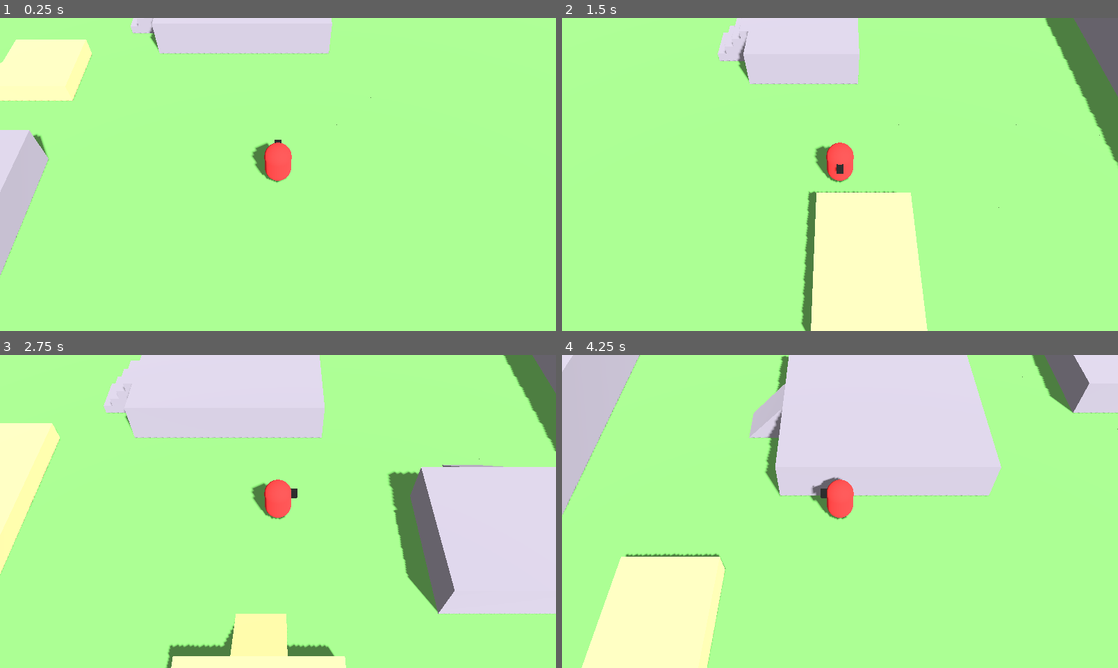
Above: before the commit, frames 1-4 (two rows, left to right).
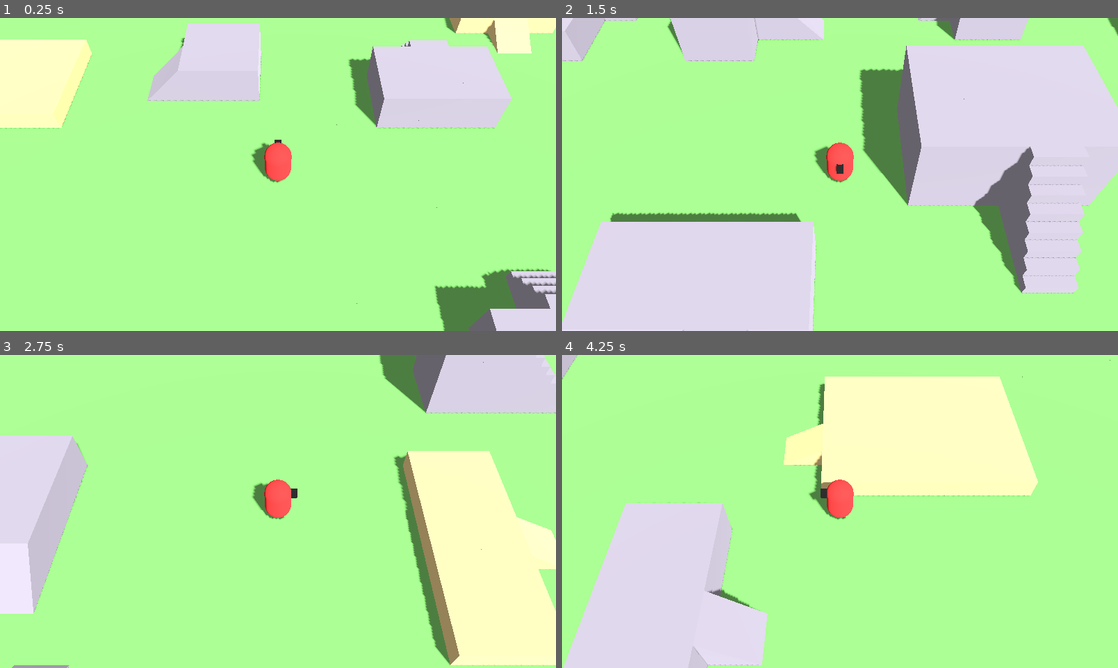
Above: after the commit, the same moments.

Repository: grimechristopher/procedural-game
Game: Godot game, scene res://scenes/main.tscn
The game is run twice, just before and just after one commit, with the same random seed, the same clock (stepped at 60 frames per second) and the same inputs.
Inputs:
- Up to frame 1 (0.25 s): no input
- Up to frame 2 (1.5 s): tap Enter at 0.5 s; hold D (move_right) 0.53-1.28 s; hold R (regenerate) 0.53-1.28 s; tap Shift (run) at 0.8, 1.35 s; hold S (move_down) from 1.28 s (still down)
- Up to frame 3 (2.75 s): tap R (regenerate) at 1.55 s; release S (move_down) at 2.03 s; hold D (move_right) from 2.03 s (still down); hold R (regenerate) from 2.03 s (still down); tap Shift (run) at 2.3 s
- Up to frame 4 (4.25 s): release D (move_right) at 2.78 s; release R (regenerate) at 2.78 s; hold W (move_up) 2.78-3.53 s; tap Shift (run) at 2.85 s; tap R (regenerate) at 3.05 s; hold A (move_left) from 3.53 s (still down); hold Shift (run) from 3.53 s (still down); tap X at 3.6 s

The runs differ from the first frame. In frame 1, 21% of the frame differs, in the area x 0-100%, y 0-100%; in frame 2, 58%; in frame 3, 42%; in frame 4, 39%.

Commit message:
Add stacking, bridges, and 8-directional ledge hops
Columns can now hold several standable surfaces, so the player tracks
the layer they stand on. A surface needs a body's height of headroom,
which lets you walk under bridges but not under stacked blocks.

- Hop down off any flat ledge up to max_drop (1 block), including
  diagonally; hops are one-way and arc through the air.
- Generator adds two-high towers reached by stacked stairs/ramps, and
  bridges between towers that line up across open ground.

Co-Authored-By: Claude Opus 5.5 <noreply@anthropic.com>
Claude-Session: https://claude.ai/code/session_01QBAyNdiLYtBbpQzeaWaTYf

Diff:
--- a/scripts/player.gd
+++ b/scripts/player.gd
@@ -5,7 +5,7 @@
 ## - Tap a new direction to turn in place; hold it to start walking.
 ## - Holding a direction chains steps tile to tile without stopping.
 ## - Hold run to move at double speed.
-## - Height changes only via ramps/stairs; see GridWorld.can_move.
+## - Walk up ramps and stairs, hop down ledges; see GridWorld.find_move.
 
 @export var world: GridWorld
 @export var walk_step_time := 0.25
@@ -17,16 +17,22 @@
 @export var diagonal_grace_time := 0.05
 ## Diagonal steps take this much longer, so on-screen speed stays constant.
 @export var diagonal_time_scale := 1.41421
+## Ledge hops take this much longer than a step and arc this high.
+@export var hop_time_scale := 1.5
+@export var hop_height := 0.5
 
 @onready var body: Node3D = $Body
 
 var cell := Vector2i.ZERO
+## Layer of the tile we're standing on.
+var layer := GridWorld.GROUND_LAYER
 var facing := Vector2i(0, 1)
 
 var _moving := false
 var _from := Vector3.ZERO
 var _to := Vector3.ZERO
 var _mid_y := 0.0
+var _hop := false
 var _t := 0.0
 var _step_time := 0.0
 var _hold := 0.0
@@ -37,11 +43,12 @@
 	teleport(world.spawn_cell)
 
 
-func teleport(target: Vector2i) -> void:
+func teleport(target: Vector2i, target_layer := GridWorld.GROUND_LAYER) -> void:
 	cell = target
+	layer = target_layer
 	_moving = false
 	_hold = 0.0
-	position = world.cell_to_world(cell)
+	position = world.cell_to_world(cell, layer)
 
 
 func _process(delta: float) -> void:
@@ -75,26 +82,35 @@
 
 func _try_step(dir: Vector2i) -> bool:
 	_face(dir)
-	if not world.can_move(cell, dir):
+	var move := world.find_move(cell, layer, dir)
+	if move.is_empty():
 		return false
 	_hold = 0.0
-	_from = world.cell_to_world(cell)
-	_mid_y = world.edge_height(cell, dir) if dir.x == 0 or dir.y == 0 else _from.y
+	_hop = move.hop
+	_from = world.cell_to_world(cell, layer)
+	var straight := dir.x == 0 or dir.y == 0
+	_mid_y = world.edge_height(cell, layer, dir) if straight and not _hop else _from.y
 	cell += dir
-	_to = world.cell_to_world(cell)
+	layer = move.layer
+	_to = world.cell_to_world(cell, layer)
 	_t = 0.0
 	_step_time = run_step_time if Input.is_action_pressed("run") else walk_step_time
 	if dir.x != 0 and dir.y != 0:
 		_step_time *= diagonal_time_scale
+	if _hop:
+		_step_time *= hop_time_scale
 	_moving = true
 	return true
 
 
 ## Moves in a straight line over the ground, but splits the height change
 ## at the shared edge so walking onto or off a ramp follows its surface.
+## Hops follow an arc instead.
 func _update_position() -> void:
 	position = _from.lerp(_to, _t)
-	if _t < 0.5:
+	if _hop:
+		position.y += 4.0 * hop_height * _t * (1.0 - _t)
+	elif _t < 0.5:
 		position.y = lerpf(_from.y, _mid_y, _t * 2.0)
 	else:
 		position.y = lerpf(_mid_y, _to.y, _t * 2.0 - 1.0)
--- a/scripts/world.gd
+++ b/scripts/world.gd
@@ -3,20 +3,32 @@
 
 ## Builds its own MeshLibrary of basic blocks and generates a tile map.
 ##
-## Layer y = -1 is ground. Platforms, ramps and walls sit on layer 0 and up.
-## Grid coords for movement are (x, z); the top tile of each column defines
-## the walkable surface there.
+## Layer y = -1 is ground; tiles stack on layers 0 and up. Movement uses grid
+## coords (x, z) plus the layer of the tile you stand on, since one column can
+## hold several surfaces (e.g. ground under a bridge and the bridge deck).
 ##
-## Height changes only happen through sloped tiles (ramps, stairs): you can
-## walk between two cells only if their facing edges are at the same height.
-
-enum Tile { GROUND, FULL, HALF, RAMP, HALF_RAMP, STAIRS }
-
+## Movement rules (see find_move):
+## - Walk between two surfaces when their shared edge is at the same height.
+##   Height changes going up only happen on ramps and stairs, which can only
+##   be entered from their low or high end.
+## - Hop down off a flat ledge onto flat ground up to max_drop below, in any
+##   of the 8 directions. Hops are one-way.
+## - Diagonal walks need flat ground at one height, with no corner cutting.
+## - A surface needs HEADROOM clear above it to be stood on.
+
+enum Tile { GROUND, FULL, HALF, RAMP, HALF_RAMP, STAIRS, BRIDGE }
+
+const GROUND_LAYER := -1
 const TOP_LAYER := 3
 const STAIR_STEPS := 4
-
-@export var map_size := Vector2i(24, 24)
-@export var platform_count := 8
+const HEADROOM := 1.0
+const BRIDGE_THICKNESS := 0.15
+const EPS := 0.001
+
+@export var map_size := Vector2i(28, 28)
+@export var platform_count := 10
+@export var bridge_count := 3
+@export var max_drop := 1.0
 @export var map_seed := 1
 
 var spawn_cell := Vector2i.ZERO
@@ -44,55 +56,115 @@
 
 	for x in map_size.x:
 		for z in map_size.y:
-			set_cell_item(Vector3i(x, -1, z), Tile.GROUND)
+			set_cell_item(Vector3i(x, GROUND_LAYER, z), Tile.GROUND)
 			if x == 0 or z == 0 or x == map_size.x - 1 or z == map_size.y - 1:
 				set_cell_item(Vector3i(x, 0, z), Tile.FULL)
 				set_cell_item(Vector3i(x, 1, z), Tile.FULL)
 
+	var towers: Array[Rect2i] = []
 	var placed := 0
 	for attempt in platform_count * 10:
 		if placed >= platform_count:
 			break
-		if _try_place_platform(rng, reserved):
+		if _try_place_platform(rng, reserved, towers):
 			placed += 1
-
-
-## Places a rectangular platform with one ramp or staircase leading up to it.
+	_place_bridges(rng, towers)
+
+
+## Places a rectangular platform with a ramp or staircase leading up to it:
+## half height, full height, or a two-high tower reached by stacked stairs.
 ## Keeps a one-cell walkway around every platform so nothing gets sealed off.
-func _try_place_platform(rng: RandomNumberGenerator, reserved: Dictionary) -> bool:
+func _try_place_platform(rng: RandomNumberGenerator, reserved: Dictionary, towers: Array[Rect2i]) -> bool:
 	var size := Vector2i(rng.randi_range(2, 5), rng.randi_range(2, 5))
 	var rect := Rect2i(
-		Vector2i(rng.randi_range(3, map_size.x - size.x - 3), rng.randi_range(3, map_size.y - size.y - 3)),
+		Vector2i(rng.randi_range(4, map_size.x - size.x - 4), rng.randi_range(4, map_size.y - size.y - 4)),
 		size)
-
-	# Ramp sits just outside the middle of one side, rising toward the platform.
+	var roll := rng.randf()
+	var tier: int = 0 if roll < 0.3 else (1 if roll < 0.65 else 2)
+
+	# Slope cells run outward from the middle of one side, rising toward the platform.
 	var up_dir: Vector2i = [Vector2i.UP, Vector2i.DOWN, Vector2i.LEFT, Vector2i.RIGHT][rng.randi() % 4]
 	var mid := rect.position + rect.size / 2
-	var ramp_cell := Vector2i(
+	var slope := Vector2i(
 		mid.x if up_dir.x == 0 else (rect.position.x - 1 if up_dir.x > 0 else rect.end.x),
 		mid.y if up_dir.y == 0 else (rect.position.y - 1 if up_dir.y > 0 else rect.end.y))
-	var approach := ramp_cell - up_dir
+	var slope_cells: Array = [slope] if tier < 2 else [slope, slope - up_dir]
+	var approach: Vector2i = slope_cells.back() - up_dir
 
 	var footprint := rect.grow(1)
+	var claim: Array = slope_cells + [approach]
 	for x in range(footprint.position.x, footprint.end.x):
 		for z in range(footprint.position.y, footprint.end.y):
-			if reserved.has(Vector2i(x, z)):
-				return false
-	if reserved.has(approach):
-		return false
-
-	var half := rng.randf() < 0.4
-	for x in range(rect.position.x, rect.end.x):
-		for z in range(rect.position.y, rect.end.y):
-			set_cell_item(Vector3i(x, 0, z), Tile.HALF if half else Tile.FULL)
-	var ramp_tile := Tile.HALF_RAMP if half else (Tile.STAIRS if rng.randf() < 0.5 else Tile.RAMP)
-	set_slope(ramp_cell, 0, ramp_tile, up_dir)
-
-	for x in range(footprint.position.x, footprint.end.x):
-		for z in range(footprint.position.y, footprint.end.y):
-			reserved[Vector2i(x, z)] = true
-	reserved[approach] = true
+			claim.append(Vector2i(x, z))
+	for c in claim:
+		if reserved.has(c):
+			return false
+
+	var block: Tile = Tile.HALF if tier == 0 else Tile.FULL
+	for layer in (2 if tier == 2 else 1):
+		for x in range(rect.position.x, rect.end.x):
+			for z in range(rect.position.y, rect.end.y):
+				set_cell_item(Vector3i(x, layer, z), block)
+	var kind: Tile = Tile.HALF_RAMP if tier == 0 else (Tile.STAIRS if rng.randf() < 0.5 else Tile.RAMP)
+	if tier == 2:
+		set_cell_item(Vector3i(slope.x, 0, slope.y), Tile.FULL)
+		set_slope(slope, 1, kind, up_dir)
+		set_slope(slope - up_dir, 0, kind, up_dir)
+		towers.append(rect)
+	else:
+		set_slope(slope, 0, kind, up_dir)
+
+	for c in claim:
+		reserved[c] = true
 	return true
+
+
+## Spans bridges between pairs of towers that line up across open ground.
+## Decks sit at the top of layer 1, leaving headroom to walk underneath.
+func _place_bridges(rng: RandomNumberGenerator, towers: Array[Rect2i]) -> void:
+	if towers.size() < 2:
+		return
+	var linked := {}
+	var placed := 0
+	for attempt in bridge_count * 20:
+		if placed >= bridge_count:
+			return
+		var a := towers[rng.randi() % towers.size()]
+		var b := towers[rng.randi() % towers.size()]
+		if a == b or linked.has([a, b]):
+			continue
+		var span := _bridge_span(rng, a, b)
+		if span.is_empty():
+			continue
+		for c in span:
+			set_cell_item(Vector3i(c.x, 1, c.y), Tile.BRIDGE)
+		linked[[a, b]] = true
+		linked[[b, a]] = true
+		placed += 1
+
+
+## Straight run of empty ground cells between two rects, or [] if none.
+func _bridge_span(rng: RandomNumberGenerator, a: Rect2i, b: Rect2i) -> Array:
+	for axis in [0, 1]:
+		var other: int = 1 - axis
+		var lo := maxi(a.position[other], b.position[other])
+		var hi := mini(a.end[other], b.end[other])
+		if lo >= hi:
+			continue
+		var first: Rect2i = a if a.position[axis] < b.position[axis] else b
+		var second: Rect2i = b if first == a else a
+		if first.end[axis] >= second.position[axis]:
+			continue
+		var line := rng.randi_range(lo, hi - 1)
+		var span := []
+		for i in range(first.end[axis], second.position[axis]):
+			var c: Vector2i = Vector2i(i, line) if axis == 0 else Vector2i(line, i)
+			for layer in range(0, TOP_LAYER + 1):
+				if get_cell_item(Vector3i(c.x, layer, c.y)) != INVALID_CELL_ITEM:
+					return []
+			span.append(c)
+		return span
+	return []
 
 
 ## Places a sloped tile so that it rises toward up_dir.
@@ -101,70 +173,146 @@
 	set_cell_item(Vector3i(cell.x, layer, cell.y), tile, get_orthogonal_index_from_basis(basis))
 
 
-# --- Surface queries --------------------------------------------------------
-
-func can_move(from: Vector2i, dir: Vector2i) -> bool:
-	if dir.x != 0 and dir.y != 0:
-		# Diagonals only across flat ground at one height, with no corner cutting.
-		var h := center_height(from)
-		for c in [from + dir, from + Vector2i(dir.x, 0), from + Vector2i(0, dir.y)]:
-			if not _is_flat(c) or not is_equal_approx(center_height(c), h):
-				return false
-		return _is_flat(from)
-	var a := edge_height(from, dir)
-	var b := edge_height(from + dir, -dir)
-	return not is_nan(a) and not is_nan(b) and is_equal_approx(a, b)
-
-
-## Surface height at the edge of a cell facing dir, or NAN if it can't be
-## entered or left that way (e.g. the side of a ramp).
-func edge_height(cell: Vector2i, dir: Vector2i) -> float:
-	var top := _top(cell)
-	if top.is_empty():
-		return NAN
-	var rise := _rise(top.tile)
-	if rise == 0.0:
-		return top.base + _height(top.tile)
-	if dir == top.up:
-		return top.base + rise
-	if dir == -top.up:
-		return top.base
-	return NAN
-
-
-func center_height(cell: Vector2i) -> float:
-	var top := _top(cell)
-	if top.is_empty():
-		return 0.0
-	var rise := _rise(top.tile)
-	return top.base + (rise / 2.0 if rise > 0.0 else _height(top.tile))
-
-
-## World-space position of a cell's center, on its surface.
-func cell_to_world(cell: Vector2i) -> Vector3:
-	return Vector3(cell.x + 0.5, center_height(cell), cell.y + 0.5) * cell_size
-
-
-func _is_flat(cell: Vector2i) -> bool:
-	var top := _top(cell)
-	return not top.is_empty() and _rise(top.tile) == 0.0
-
-
-func _top(cell: Vector2i) -> Dictionary:
+# --- Movement queries -------------------------------------------------------
+
+## Where a step from the surface at (cell, layer) in dir lands.
+## Returns { layer, hop } or {} if the step is blocked.
+func find_move(cell: Vector2i, layer: int, dir: Vector2i) -> Dictionary:
+	var s := _surface(cell, layer)
+	if s.is_empty():
+		return {}
+	var to := cell + dir
+	var diagonal := dir.x != 0 and dir.y != 0
+
+	if not diagonal:
+		var e := _edge(s, dir)
+		if not is_nan(e):
+			for t in _surfaces(to):
+				if is_equal_approx(_edge(t, -dir), e):
+					return { layer = t.layer, hop = false }
+
+	if _rise(s.tile) > 0.0:
+		return {}
+	var h := _center(s)
+
+	if diagonal:
+		var side_a := cell + Vector2i(dir.x, 0)
+		var side_b := cell + Vector2i(0, dir.y)
+		var dest := _flat_surface_at(to, h)
+		if not dest.is_empty() and not _flat_surface_at(side_a, h).is_empty() \
+				and not _flat_surface_at(side_b, h).is_empty():
+			return { layer = dest.layer, hop = false }
+		if not (_open_at(side_a, h) and _open_at(side_b, h)):
+			return {}
+
+	var land := _landing(to, h)
+	if land.is_empty():
+		return {}
+	return { layer = land.layer, hop = true }
+
+
+func edge_height(cell: Vector2i, layer: int, dir: Vector2i) -> float:
+	return _edge(_surface(cell, layer), dir)
+
+
+func center_height(cell: Vector2i, layer: int) -> float:
+	var s := _surface(cell, layer)
+	return 0.0 if s.is_empty() else _center(s)
+
+
+## World-space position of a surface's center.
+func cell_to_world(cell: Vector2i, layer: int) -> Vector3:
+	return Vector3(cell.x + 0.5, center_height(cell, layer), cell.y + 0.5) * cell_size
+
+
+## Standable surfaces in a column, bottom to top.
+func _surfaces(cell: Vector2i) -> Array[Dictionary]:
+	var out: Array[Dictionary] = []
+	for layer in range(GROUND_LAYER, TOP_LAYER + 1):
+		var s := _surface(cell, layer)
+		if not s.is_empty():
+			out.append(s)
+	return out
+
+
+## The tile at (cell, layer) as a surface, or {} if there's no tile there or
+## something above it leaves less than HEADROOM.
+func _surface(cell: Vector2i, layer: int) -> Dictionary:
 	if cell.x < 0 or cell.y < 0 or cell.x >= map_size.x or cell.y >= map_size.y:
 		return {}
-	for layer in range(TOP_LAYER, -2, -1):
-		var pos := Vector3i(cell.x, layer, cell.y)
-		var item := get_cell_item(pos)
+	var pos := Vector3i(cell.x, layer, cell.y)
+	var item := get_cell_item(pos)
+	if item == INVALID_CELL_ITEM:
+		return {}
+	var top := _span(item, layer).y
+	for above in range(layer + 1, TOP_LAYER + 1):
+		var other := get_cell_item(Vector3i(cell.x, above, cell.y))
+		if other != INVALID_CELL_ITEM:
+			if _span(other, above).x < top + HEADROOM - EPS:
+				return {}
+			break
+	var fwd := get_cell_item_basis(pos) * Vector3.FORWARD
+	return { tile = item, layer = layer, up = Vector2i(roundi(fwd.x), roundi(fwd.z)) }
+
+
+func _flat_surface_at(cell: Vector2i, h: float) -> Dictionary:
+	for s in _surfaces(cell):
+		if _rise(s.tile) == 0.0 and is_equal_approx(_center(s), h):
+			return s
+	return {}
+
+
+## Highest flat surface below h that you'd land on hopping in from height h.
+func _landing(cell: Vector2i, h: float) -> Dictionary:
+	if not _open_at(cell, h):
+		return {}
+	var best := {}
+	for s in _surfaces(cell):
+		if _span(s.tile, s.layer).y < h - EPS:
+			best = s
+	if best.is_empty() or _rise(best.tile) > 0.0 or h - _center(best) > max_drop + EPS:
+		return {}
+	return best
+
+
+## True if nothing in the column occupies the body-height space above h.
+func _open_at(cell: Vector2i, h: float) -> bool:
+	for layer in range(GROUND_LAYER, TOP_LAYER + 1):
+		var item := get_cell_item(Vector3i(cell.x, layer, cell.y))
 		if item == INVALID_CELL_ITEM:
 			continue
-		var fwd := get_cell_item_basis(pos) * Vector3.FORWARD
-		return { tile = item, base = float(layer), up = Vector2i(roundi(fwd.x), roundi(fwd.z)) }
-	return {}
-
-
-static func _height(tile: int) -> float:
-	return 0.5 if tile == Tile.HALF else 1.0
+		var span := _span(item, layer)
+		if span.y > h + EPS and span.x < h + HEADROOM - EPS:
+			return false
+	return true
+
+
+## Surface height at the edge of s facing dir, or NAN if it can't be
+## entered or left that way (e.g. the side of a ramp).
+func _edge(s: Dictionary, dir: Vector2i) -> float:
+	if s.is_empty():
+		return NAN
+	var rise := _rise(s.tile)
+	if rise == 0.0:
+		return _span(s.tile, s.layer).y
+	if dir == s.up:
+		return s.layer + rise
+	if dir == -s.up:
+		return float(s.layer)
+	return NAN
+
+
+func _center(s: Dictionary) -> float:
+	var rise := _rise(s.tile)
+	return s.layer + rise / 2.0 if rise > 0.0 else _span(s.tile, s.layer).y
+
+
+## Vertical extent (bottom, top) a tile occupies in world space.
+static func _span(tile: int, layer: int) -> Vector2:
+	match tile:
+		Tile.HALF, Tile.HALF_RAMP: return Vector2(layer, layer + 0.5)
+		Tile.BRIDGE: return Vector2(layer + 1.0 - BRIDGE_THICKNESS, layer + 1.0)
+	return Vector2(layer, layer + 1.0)
 
 
 static func _rise(tile: int) -> float:
@@ -189,6 +337,7 @@
 	_add_item(lib, Tile.RAMP, "Ramp", _ramp_faces(1.0), stone)
 	_add_item(lib, Tile.HALF_RAMP, "HalfRamp", _ramp_faces(0.5), sand)
 	_add_item(lib, Tile.STAIRS, "Stairs", _stairs_faces(1.0, STAIR_STEPS), stone)
+	_add_item(lib, Tile.BRIDGE, "Bridge", _box_faces(Vector3(-0.5, 1.0 - BRIDGE_THICKNESS, -0.5), Vector3(0.5, 1, 0.5)), Color(0.55, 0.36, 0.22))
 	return lib
 
 
